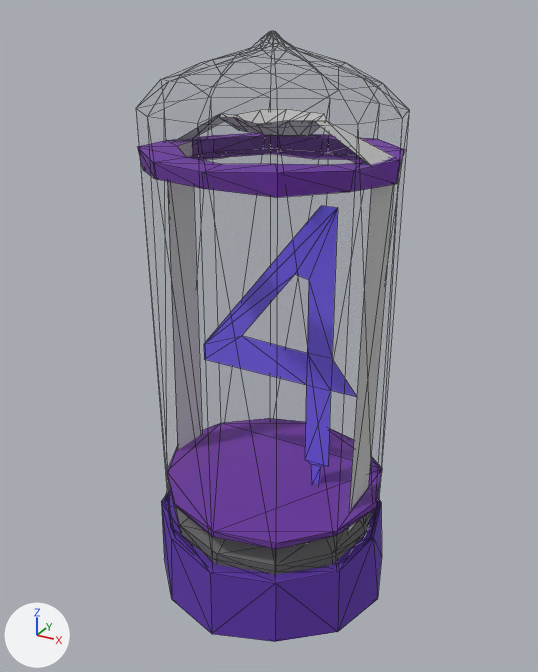
The glTF model SpotTheDifference/models/obj_num04_alt.gltf: old version first, new version second.
Both versions are drawn from a camera (50 mm lens) standing at (0.427, -0.775, 0.744) and looking at (0.004, -0.004, 0.359). The axes (+X, +Y, +Z) are drawn at lower left. The lights are the same throughout. Mesh edges are drawn as thin lines. Objects named as collision shapes, trigger or cutter boxes, shadow casters or lower levels of detail are left out. Vertices at the same position are counted once.

Objects in the first picture: 'obj_num04_alt'.
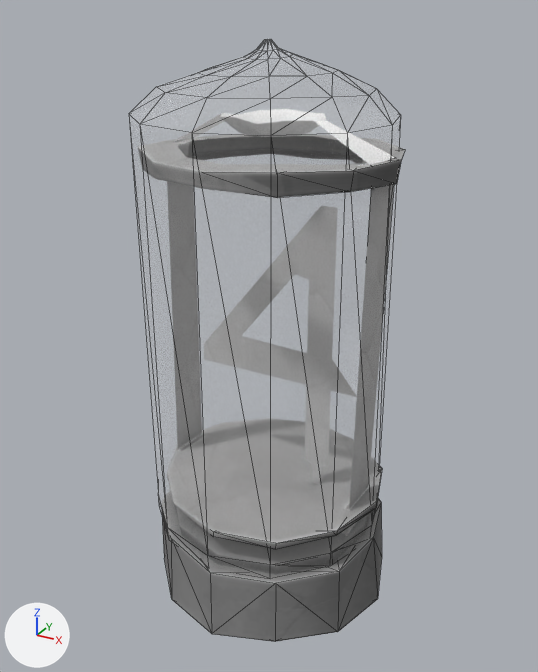
What changed in the scene script:
```text
Add img_obj_num04_alt:
    img_obj_num04_alt = load_image('obj_num04_alt', 'textures/obj_num04_alt.jpg', 1024, 1024, 'sRGB')
Add mat_obj_num04_alt:
    mat_obj_num04_alt = bpy.data.materials.new('obj_num04_alt')
    # uses the picture img_obj_num04_alt
Add mat_obj_num00_glass:
    mat_obj_num00_glass = principled_material('obj_num00_glass')
    mat_obj_num00_glass.base_color = (1.0, 1.0, 1.0)  # white #ffffff
    mat_obj_num00_glass.roughness = 1.0
    mat_obj_num00_glass.alpha = 0.1
Change me_cylinder_184:
    used by ob_obj_num04_alt; location = (0.0, 0.0, 0.0)
    verts and faces of me_cylinder_184; kept vertices keep their numbers, new ones are numbered from 327
    before: 144 (0.034, -0.029, 0.616) at pixel (282, 135), 145 (0.016, -0.039, 0.617) at pixel (263, 134), 146 (-0.005, -0.038, 0.618) at pixel (248, 132), 147 (-0.022, -0.027, 0.617) at pixel (239, 130), 148 (-0.032, -0.009, 0.617)
    before: 149 (-0.031, 0.011, 0.618), 150 (-0.02, 0.028, 0.618) at pixel (265, 123), 151 (-0.002, 0.038, 0.617), 153 (0.036, 0.028, 0.613), 154 (0.047, 0.009, 0.611) at pixel (308, 136)
    before: 155 (0.045, -0.012, 0.614) at pixel (298, 136)
    before: 205 (0.091, 0.0, 0.345) at pixel (332, 358), 206 (0.056, 0.0, 0.345) at pixel (307, 353), 207 (0.127, 0.0, 0.3) at pixel (357, 397), 208 (-0.101, 0.0, 0.3) at pixel (204, 359), 209 (0.056, 0.0, 0.3) at pixel (306, 384)
    before: 210 (0.091, 0.0, 0.3) at pixel (330, 390), 213 (-0.04, 0.0, 0.348) at pixel (241, 335), 218 (0.056, 0.0, 0.3) at pixel (306, 384)
    remove me_cylinder_184.from_pydata(...)  # 327 vertices, 563 faces; spans x -0.153..0.173, y -0.165..0.161, z -0.005..0.722
    remove me_cylinder_184.materials.append(mat_obj_global_glass)
    add me_cylinder_184.from_pydata(...)  # 218 vertices, 350 faces; spans x -0.153..0.173, y -0.165..0.161, z -0.005..0.636
    me_cylinder_184 part 1
    add for i in [145, 147, 148, 151]: verts[i] += (0.0, 0.0, -0.002)
    add for i in [146, 149, 150]: verts[i] += (0.0, 0.0, -0.003)
    add verts[144] = (0.034, -0.029, 0.615)  # moved
    add verts[153] = (0.036, 0.028, 0.615)  # moved
    add verts[154] = (0.047, 0.009, 0.615)  # moved
    add verts[155] = (0.045, -0.012, 0.615)  # moved
    me_cylinder_184 part 2
    add delete_vertices([218])  # with the faces that use them
    add delete_faces([(205, 207, 210)])
    add faces += [(205, 210, 207), (208, 209, 213), (206, 213, 209)]
    me_cylinder_184 part 3: 348 faces spanning x -0.153..0.173, y -0.165..0.161, z -0.005..0.636 switch from mat_obj_global_steampunk02 to mat_obj_num04_alt
Add me_mesh_045:
    me_mesh_045.from_pydata(...)  # 108 vertices, 212 faces; spans x -0.156..0.157, y -0.156..0.154, z 0.074..0.713
    me_mesh_045.materials.append(mat_obj_num00_glass)  # white #ffffff
Add ob_obj_num04_glass:
    ob_obj_num04_glass = bpy.data.objects.new('obj_num04_glass', me_mesh_045)
    ob_obj_num04_glass.location = (0.0, 0.0, 0.0)
```

Where the change shows, as pixel boxes [x1, y1, x2, y2] in the pictures (538 x 672 px; the box of a moved part takes in the faces that stretch with it):
'obj_num04_glass', added: after [129, 39, 401, 578]
'obj_num04_alt', reshaped (9% narrower, 7% shorter): before [137, 109, 405, 642]; after [162, 147, 405, 642]
part 1 of me_cylinder_184, moved or reshaped (not visible afterwards): before [220, 109, 327, 137]
part 2 of me_cylinder_184, moved or reshaped (not visible afterwards): before [205, 336, 357, 397]
part 3 of me_cylinder_184, recoloured (purple to grey): before [137, 112, 405, 642]; after [162, 147, 405, 642]
